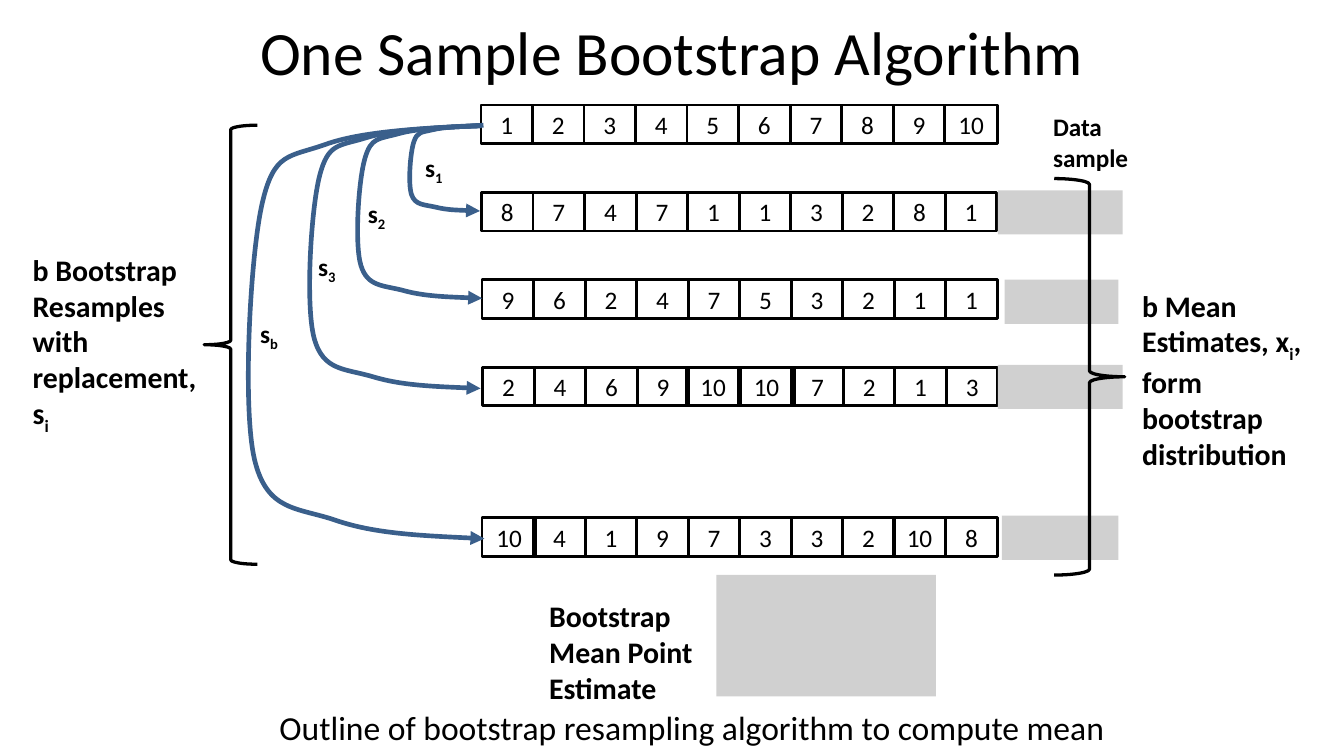
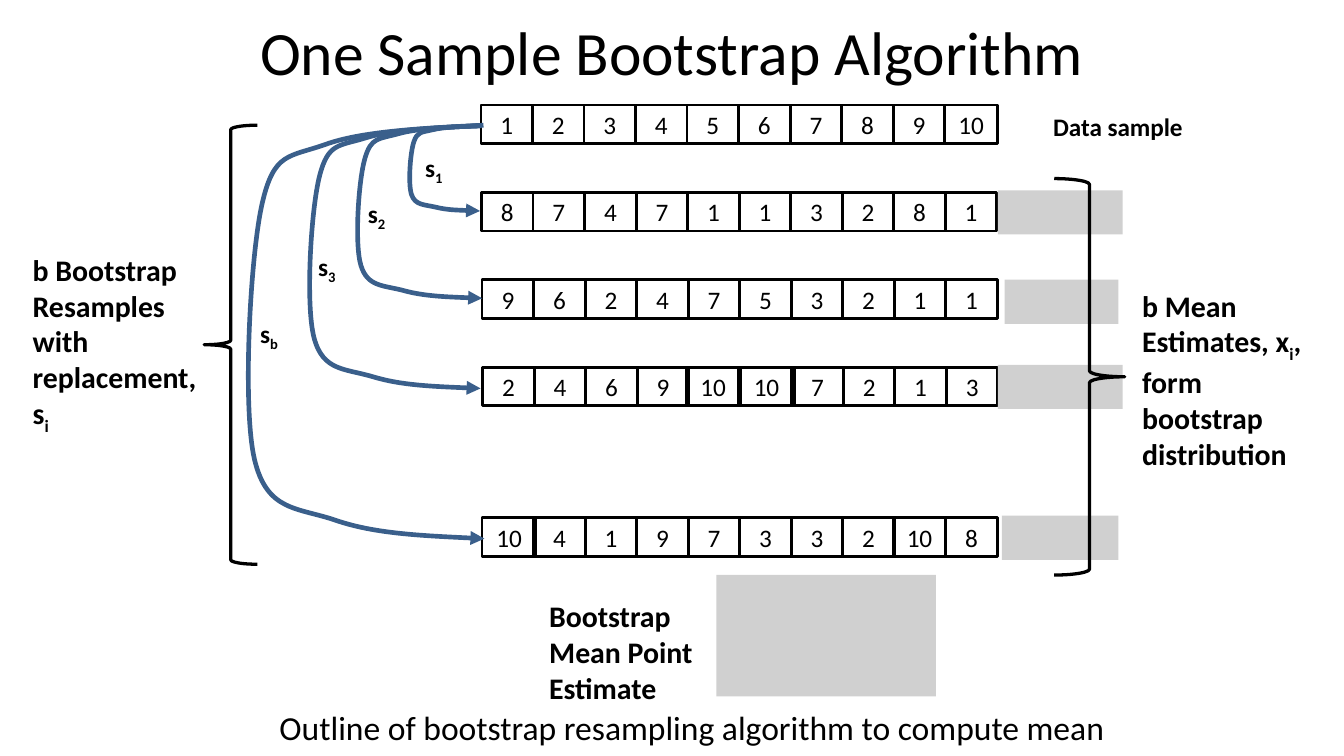
Before and after one commit to StephenElston/CSCI-E-83, a slide deck: slide 12 of LectureSlides/06b_IntroductionToBootstrap.pptx. Drawn at 1344x756 pixels with LibreOffice and Linux fonts; fonts in the diff are those of the drawing; grey boxes stand for pictures. Boxes give left, top, right and bottom in pixels: in the first picture for what was removed or moved away, otherwise in the second. Text is boxed around its words. In the diff, an @@ line names an element or a change of style, - is before the commit and + after.

```diff
--- a/LectureSlides/06b_IntroductionToBootstrap.pptx
+++ b/LectureSlides/06b_IntroductionToBootstrap.pptx
@@ text "Data sample" rewrapped from (x1=1053, y1=119, x2=1128, y2=171) to (x1=1053, y1=118, x2=1183, y2=140) @@
```
Also in this commit, not shown: 6 other slides changed, 1 other file.
